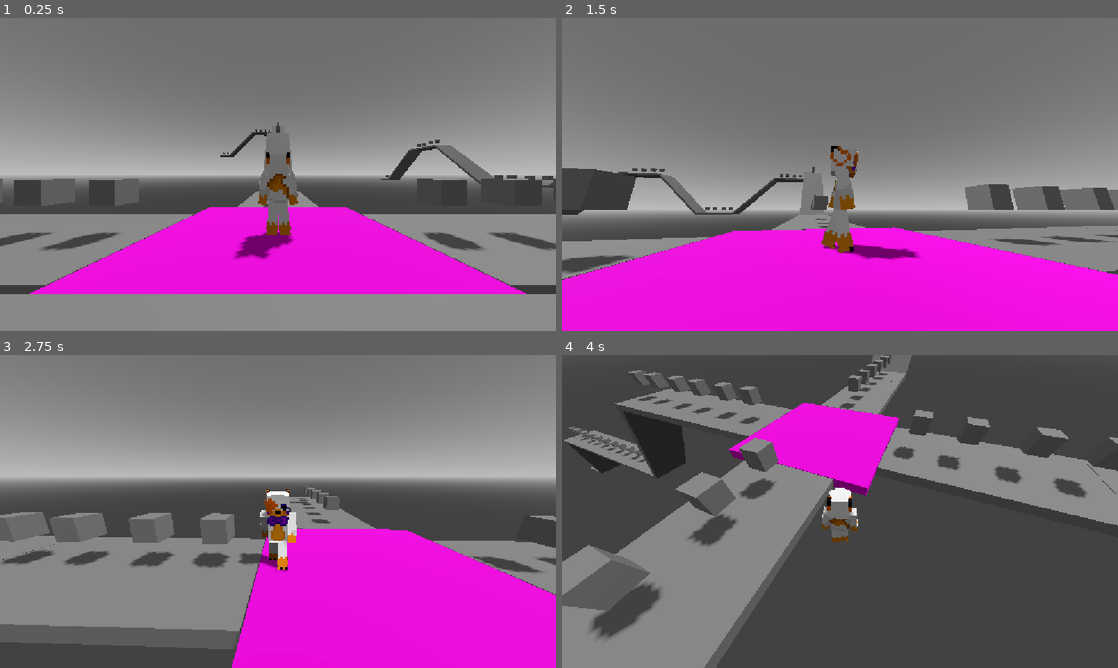
Above: before the commit, frames 1-4 (two rows, left to right).
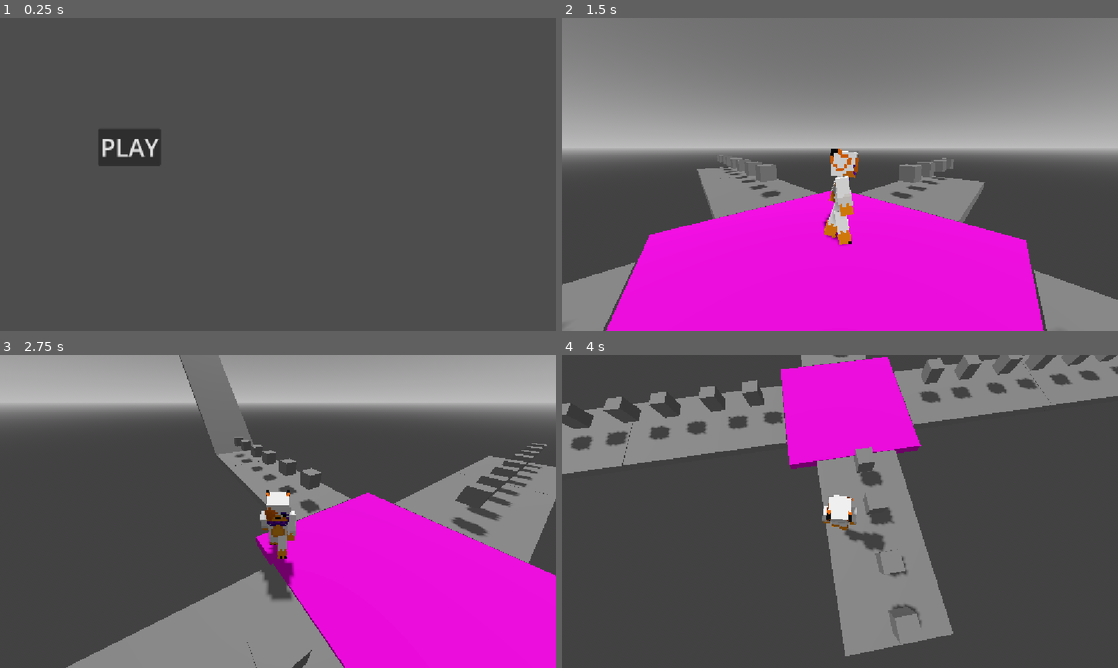
Above: after the commit, the same moments.

Repository: RayTK09/NullscapeFadingWorld
Game: Godot game, scene res://scenes/menu.tscn
Two runs of this game, one before a commit and one after it. Both use one fixed random seed, a clock stepped at 60 frames per second and the inputs below. Before the commit the project starts from res://scenes/Tiles/spawn.tscn.
Inputs (mouse positions are in pixels of both pictures, inside the frame that each line leads up to):
- Up to frame 1 (0.25 s): no input
- Up to frame 2 (1.5 s): click (689, 146) at 0.5 s, where only the run after the commit has a clickable "PLAY"; tap Enter at 1.25 s; move the mouse to (962, 158) at 1.27 s; hold D (Right) from 1.28 s (still down); tap Mouse wheel up (zoomIn) at 1.35 s; click (962, 158) at 1.42 s
- Up to frame 3 (2.75 s): tap Space (Jump) at 1.52, 2.27 s; move the mouse to (166, 527) at 2.02 s; release D (Right) at 2.03 s; hold S (Backward) from 2.03 s (still down); tap Mouse wheel down (zoomOut) at 2.1 s; click (166, 527) at 2.17 s
- Up to frame 4 (4 s): move the mouse to (895, 442) at 2.77 s; release S (Backward) at 2.78 s; hold D (Right) 2.78-3.53 s; tap Alt at 2.85 s; click (895, 442) at 2.92 s; move the mouse to (812, 574) at 3.52 s; hold W (Forward) from 3.53 s (still down); tap Shift at 3.6 s; click (812, 574) at 3.67 s; tap Space (Jump) at 3.77 s

The runs differ from the first frame. In frame 1, 89% of the frame differs, in the area x 0-100%, y 0-100%; in frame 2, 46%; in frame 3, 68%; in frame 4, 49%.

Commit message:
setup for release

Diff:
--- a/project.godot
+++ b/project.godot
@@ -11,7 +11,7 @@
 [application]
 
 config/name="NullscapeFadingWorld"
-run/main_scene="uid://bdwmxu026gtgl"
+run/main_scene="uid://dny40e0dhlcy"
 config/features=PackedStringArray("4.7", "Mobile")
 config/icon="res://icon.svg"
 
@@ -91,7 +91,7 @@
 [physics]
 
 3d/physics_engine="Jolt Physics"
-3d/default_gravity=9.799999999999997
+3d/default_gravity=9.799999999999995
 
 [rendering]
 
--- a/scenes/Tiles/slope_down.tscn
+++ b/scenes/Tiles/slope_down.tscn
@@ -6,9 +6,6 @@
 [sub_resource type="BoxShape3D" id="BoxShape3D_2qs2e"]
 
 [sub_resource type="BoxMesh" id="BoxMesh_qhslw"]
-
-[sub_resource type="BoxShape3D" id="BoxShape3D_7851i"]
-size = Vector3(4.1, 24, 1)
 
 [node name="slopeDown" type="Marker3D" unique_id=207635213]
 script = ExtResource("1_qhslw")
@@ -25,33 +22,27 @@
 [node name="MeshInstance3D" type="MeshInstance3D" parent="control/StaticBody3D" unique_id=844563153]
 mesh = SubResource("BoxMesh_qhslw")
 
-[node name="StaticBody3D2" type="StaticBody3D" parent="control" unique_id=879656333]
-transform = Transform3D(2.3334522, -0.07071068, 0, 23.334524, 0.70710677, 0, 0, 0, 1, 1.6315961, 11.511721, 0)
-collision_layer = 9
-
-[node name="CollisionShape3D" type="CollisionShape3D" parent="control/StaticBody3D2" unique_id=37037860]
-shape = SubResource("BoxShape3D_2qs2e")
-
-[node name="MeshInstance3D" type="MeshInstance3D" parent="control/StaticBody3D2" unique_id=709918458]
+[node name="MeshInstance3D2" type="MeshInstance3D" parent="control/StaticBody3D" unique_id=481933257]
+transform = Transform3D(1, 0, 0, 0, 1, 0, 0, 0, 1, 3.2627025, 23.014471, 2.842171e-14)
 mesh = SubResource("BoxMesh_qhslw")
 
-[node name="StaticBody3D3" type="StaticBody3D" parent="control" unique_id=226107034]
-transform = Transform3D(1, 0, 0, 0, 1, 0, 0, 0, 1, 3.2627025, 23.01447, 0)
-collision_layer = 9
+[node name="MeshInstance3D3" type="MeshInstance3D" parent="control/StaticBody3D" unique_id=709918458]
+transform = Transform3D(2.3334522, -0.07071068, 0, 23.334524, 0.70710677, 0, 0, 0, 1, 1.6315961, 11.511721, 0)
+mesh = SubResource("BoxMesh_qhslw")
 
-[node name="CollisionShape3D" type="CollisionShape3D" parent="control/StaticBody3D3" unique_id=1377004541]
-shape = SubResource("BoxShape3D_2qs2e")
-
-[node name="MeshInstance3D" type="MeshInstance3D" parent="control/StaticBody3D3" unique_id=481933257]
-mesh = SubResource("BoxMesh_qhslw")
+[node name="CollisionPolygon3D" type="CollisionPolygon3D" parent="control/StaticBody3D" unique_id=1882459084]
+transform = Transform3D(0.33333334, 0, 0, 0, 3.3333333, 0, 0, 0, 0.33333334, -0.50666666, 0, 0)
+depth = 3.0
+polygon = PackedVector2Array(0.20120755, -0.16135956, 3.0180717, -0.17418177, 9.944593, 6.7275043, 12.606753, 6.7283792, 12.6046505, 7.0838923, 9.821004, 7.0855637, 2.896693, 0.1507084, 0.23580766, 0.1579576)
 
 [node name="Area3D" type="Area3D" parent="control" unique_id=1293291967]
 collision_layer = 8
 collision_mask = 8
 
-[node name="CollisionShape3D" type="CollisionShape3D" parent="control/Area3D" unique_id=876905822]
-transform = Transform3D(1, 0, 0, 0, 1, 0, 0, 0, 1, 1.650001, 11.5, 0)
-shape = SubResource("BoxShape3D_7851i")
+[node name="CollisionPolygon3D" type="CollisionPolygon3D" parent="control/Area3D" unique_id=2122475085]
+transform = Transform3D(0.33333334, 0, 0, 0, 3.3333333, 0, 0, 0, 0.33333334, -0.50666666, 0, 0)
+depth = 3.0
+polygon = PackedVector2Array(0.20120755, -0.16135956, 3.0180717, -0.17418177, 9.944593, 6.7275043, 12.606753, 6.7283792, 12.6046505, 7.0838923, 9.821004, 7.0855637, 2.896693, 0.1507084, 0.23580766, 0.1579576)
 
 [node name="connectorNodeEnd" type="Marker3D" parent="control" unique_id=74496308]
 transform = Transform3D(-0.16666667, 0, 2.9140926e-08, 0, 3.3333333, 0, -1.4570463e-08, 0, -0.33333334, -0.5001043, -2.0563602e-06, 0)
--- a/scenes/Tiles/slope_up.tscn
+++ b/scenes/Tiles/slope_up.tscn
@@ -3,12 +3,7 @@
 [ext_resource type="Script" uid="uid://82dqv0nxwmix" path="res://scripts/tileScripts/Tile.gd" id="1_7qngv"]
 [ext_resource type="PackedScene" uid="uid://cadmlxx4t8pmk" path="res://scenes/gifts.tscn" id="2_jksjk"]
 
-[sub_resource type="BoxShape3D" id="BoxShape3D_6cym1"]
-
 [sub_resource type="BoxMesh" id="BoxMesh_jepo1"]
-
-[sub_resource type="BoxShape3D" id="BoxShape3D_jksjk"]
-size = Vector3(4.1, 24, 1)
 
 [node name="slopeUp" type="Marker3D" unique_id=1059435249]
 script = ExtResource("1_7qngv")
@@ -19,40 +14,30 @@
 [node name="StaticBody3D" type="StaticBody3D" parent="control" unique_id=1028936640]
 collision_layer = 9
 
-[node name="CollisionShape3D" type="CollisionShape3D" parent="control/StaticBody3D" unique_id=370188614]
-shape = SubResource("BoxShape3D_6cym1")
-
 [node name="MeshInstance3D" type="MeshInstance3D" parent="control/StaticBody3D" unique_id=376316207]
 mesh = SubResource("BoxMesh_jepo1")
 
-[node name="StaticBody3D2" type="StaticBody3D" parent="control" unique_id=116663714]
+[node name="MeshInstance3D2" type="MeshInstance3D" parent="control/StaticBody3D" unique_id=1120888511]
 transform = Transform3D(2.3334522, -0.07071068, 0, 23.334524, 0.70710677, 0, 0, 0, 1, 1.6315961, 11.511721, 0)
-collision_layer = 9
-
-[node name="CollisionShape3D" type="CollisionShape3D" parent="control/StaticBody3D2" unique_id=1838764014]
-shape = SubResource("BoxShape3D_6cym1")
-
-[node name="MeshInstance3D" type="MeshInstance3D" parent="control/StaticBody3D2" unique_id=1120888511]
 mesh = SubResource("BoxMesh_jepo1")
 
-[node name="StaticBody3D3" type="StaticBody3D" parent="control" unique_id=1553754377]
+[node name="MeshInstance3D3" type="MeshInstance3D" parent="control/StaticBody3D" unique_id=1607791606]
 transform = Transform3D(1, 0, 0, 0, 1, 0, 0, 0, 1, 3.2627025, 23.03494, 0)
-collision_layer = 9
+mesh = SubResource("BoxMesh_jepo1")
 
-[node name="CollisionShape3D" type="CollisionShape3D" parent="control/StaticBody3D3" unique_id=1131613155]
-transform = Transform3D(1, 0, 0, 0, 1, 0, 0, 0, 1, 0, -0.03284772, 0)
-shape = SubResource("BoxShape3D_6cym1")
-
-[node name="MeshInstance3D" type="MeshInstance3D" parent="control/StaticBody3D3" unique_id=1607791606]
-mesh = SubResource("BoxMesh_jepo1")
+[node name="CollisionPolygon3D" type="CollisionPolygon3D" parent="control/StaticBody3D" unique_id=562400175]
+transform = Transform3D(0.33333334, 0, 0, 0, 3.3333333, 0, 0, 0, 0.33333334, -0.50666666, 0, 0)
+depth = 3.0
+polygon = PackedVector2Array(0.20120755, -0.16135956, 3.0180717, -0.17418177, 9.944593, 6.7275043, 12.606753, 6.7283792, 12.6046505, 7.0838923, 9.821004, 7.0855637, 2.896693, 0.1507084, 0.23580766, 0.1579576)
 
 [node name="Area3D" type="Area3D" parent="control" unique_id=312946621]
 collision_layer = 8
 collision_mask = 8
 
-[node name="CollisionShape3D" type="CollisionShape3D" parent="control/Area3D" unique_id=1109887565]
-transform = Transform3D(1, 0, 0, 0, 1, 0, 0, 0, 1, 1.6500001, 11.5, 0)
-shape = SubResource("BoxShape3D_jksjk")
+[node name="CollisionPolygon3D" type="CollisionPolygon3D" parent="control/Area3D" unique_id=1151867861]
+transform = Transform3D(0.33333334, 0, 0, 0, 3.3333333, 0, 0, 0, 0.33333334, -0.50666666, 0, 0)
+depth = 3.0
+polygon = PackedVector2Array(0.20120755, -0.16135956, 3.0180717, -0.17418177, 9.944593, 6.7275043, 12.606753, 6.7283792, 12.6046505, 7.0838923, 9.821004, 7.0855637, 2.896693, 0.1507084, 0.23580766, 0.1579576)
 
 [node name="connectorNodeEnd" type="Marker3D" parent="control" unique_id=368382949]
 transform = Transform3D(0.16666667, 0, 0, 0, 3.3333333, 0, 0, 0, 0.33333334, 3.7625449, 22.999998, 0)
--- a/scenes/Tiles/spawn.tscn
+++ b/scenes/Tiles/spawn.tscn
@@ -61,7 +61,7 @@
 surface_material_override/0 = SubResource("StandardMaterial3D_ofwii")
 
 [node name="beacon" type="Area3D" parent="spawnTile" unique_id=1278606414]
-transform = Transform3D(0.20000002, 0, 0, 0, 3.3333335, 0, 0, 0, 0.20000002, 0, 0, 0)
+transform = Transform3D(1.2200001, 0, 0, 0, 3.3333335, 0, 0, 0, 1.2200001, 0, 0, 0)
 visible = false
 collision_layer = 0
 collision_mask = 2
@@ -97,5 +97,10 @@
 [node name="startTile4" type="Marker3D" parent="." unique_id=1922658012]
 transform = Transform3D(-4.371139e-08, 0, -1, 0, 1, 0, 1, 0, -4.371139e-08, 0, 0, 2.5)
 
+[node name="spawnTiles" type="Timer" parent="." unique_id=705803118]
+wait_time = 0.1
+autostart = true
+
 [connection signal="body_entered" from="spawnTile/beacon" to="." method="_on_beacon_body_entered"]
 [connection signal="timeout" from="toLobby" to="." method="_on_to_lobby_timeout"]
+[connection signal="timeout" from="spawnTiles" to="." method="_on_spawn_platforms_timeout"]
--- /dev/null
+++ b/scenes/menu.tscn
@@ -0,0 +1,23 @@
+[gd_scene format=3 uid="uid://dny40e0dhlcy"]
+
+[ext_resource type="Script" uid="uid://c7r2r2h3xk02h" path="res://scripts/menu.gd" id="1_yqeox"]
+
+[node name="Menu" type="Node3D" unique_id=243868783]
+script = ExtResource("1_yqeox")
+
+[node name="Control" type="Control" parent="." unique_id=1264116306]
+layout_mode = 3
+anchors_preset = 0
+offset_right = 40.0
+offset_bottom = 40.0
+
+[node name="Button" type="Button" parent="Control" unique_id=1257653643]
+layout_mode = 0
+offset_left = 204.0
+offset_top = 229.0
+offset_right = 251.0
+offset_bottom = 260.0
+theme_override_font_sizes/font_size = 50
+text = "PLAY"
+
+[connection signal="pressed" from="Control/Button" to="." method="_on_button_pressed"]
--- a/scripts/Player.gd
+++ b/scripts/Player.gd
@@ -29,7 +29,7 @@
 
 func _ready() -> void:
 	camera.fov = globals.playerFov
-	#Input.mouse_mode = Input.MOUSE_MODE_CAPTURED
+	Input.mouse_mode = Input.MOUSE_MODE_CAPTURED
 
 
 func _input(event: InputEvent) -> void:
--- /dev/null
+++ b/scripts/menu.gd
@@ -0,0 +1,5 @@
+extends Node3D
+
+
+func _on_button_pressed() -> void:
+	get_tree().change_scene_to_file("res://scenes/Tiles/spawn.tscn")
--- a/scripts/spawn.gd
+++ b/scripts/spawn.gd
@@ -12,41 +12,31 @@
 @onready var activeTiles := $activeTiles
 @onready var globals : global = get_node("/root/Global")
 @onready var beacon := $spawnTile/beacon
+@onready var spawnTiles := $spawnTiles
 
 @export var player : player
 
-var tileLimit : int = 50
+var tileLimit : int = 3
 var tileTypes : Array
 var rng = RandomNumberGenerator.new()
 var maxGifts : int = 0
 var levelLoaded := false
 var spawners : Array
+var latch := false
+var tilesSpawned : int = 0
 
 
 # Called when the node enters the scene tree for the first time.
 func _ready() -> void:
 	#AHHHHHHHH THIS TOOK WAY TOO LONG TO FIGURE OUT
+	tileLimit *= globals.currentLevel
+	globals.collectedGifts = 0
+	maxGifts = 0
 	spawners = [tileStart1, tileStart2, tileStart3, tileStart4]
 	for i in spawners.size():
 		spawners[i].add_child(straightTile.instantiate(PackedScene.GEN_EDIT_STATE_INSTANCE))
 		var tiles = spawners[i].get_children()
 	maxGifts += 16
-	#spawn tiles
-	for i in tileLimit:
-		var chooseStarting = rng.randi_range(1, 4)
-		match chooseStarting:
-			1:
-				placeTiles(spawners[0])
-				print(1)
-			2:
-				placeTiles(spawners[1])
-				print(2)
-			3:
-				placeTiles(spawners[2])
-				print(3)
-			4:
-				placeTiles(spawners[3])
-				print(4)
 
 	beacon.monitoring = false
 
@@ -56,28 +46,25 @@
 	if globals.collectedGifts == maxGifts:
 		beacon.visible = true
 		beacon.monitoring = true
+	#spawn tiles
+	if tilesSpawned == tileLimit:
+		spawnTiles.stop()
 
 func placeTiles(spawner):
 	var tiles : Array
 	tiles = spawner.get_children()
-	var chooseTile = rng.randi_range(0, tiles.size() - 1)
-	var connectingTile = tiles[chooseTile]
-	#check to see if the tile that we are connecting to is already connected to a tile
-	if connectingTile.connected == connectingTile.connectionPoints:
-		#placeTiles(spawner)
-		return
-	#if it passes, create the tile
-	# and choose a tile type to use
+	var connectingTile = tiles[tiles.size() - 1]
+	#choose a tile type to use
 	var chooseTileType = rng.randi_range(0, 100)
 	if chooseTileType <= 40:
 		spawner.add_child(straightTile.instantiate(PackedScene.GEN_EDIT_STATE_INSTANCE))
 		maxGifts += 4
 	elif chooseTileType > 40 and chooseTileType <= 55:
 		spawner.add_child(cornerTileLeft.instantiate(PackedScene.GEN_EDIT_STATE_INSTANCE))
-		maxGifts += 3
+		maxGifts += 7
 	elif chooseTileType > 55 and chooseTileType <= 70:
 		spawner.add_child(cornerTileRight.instantiate(PackedScene.GEN_EDIT_STATE_INSTANCE))
-		maxGifts += 3
+		maxGifts += 7
 	elif chooseTileType > 70 and chooseTileType <= 85:
 		spawner.add_child(slopeUp.instantiate(PackedScene.GEN_EDIT_STATE_INSTANCE))
 		maxGifts += 4
@@ -85,24 +72,28 @@
 		spawner.add_child(slopeDown.instantiate(PackedScene.GEN_EDIT_STATE_INSTANCE))
 		maxGifts += 4
 
-	print(spawner)
 	tiles = spawner.get_children()
-	print(tiles)
 	var newTile = tiles.get(tiles.size() - 1)
 	connectingTile.connected += 1
 	newTile.global_position = connectingTile.connectorEnd.global_position
 	newTile.global_rotation = connectingTile.connectorEnd.global_rotation
-	#check if tiles can be placed
+
+	#await get_tree().process_frame
+	#var getCollisions = newTile.checkCollision.get_overlapping_bodies()
+	#print(getCollisions)
+	#if len(getCollisions) > 1:
+		#print("tile removed")
+		#newTile.free_queue()
 	checkCollision(newTile)
 
 
-func checkCollision(tile):
+func checkCollision(newTile):
 	await get_tree().process_frame
-	var getCollisions = tile.checkCollision.get_overlapping_areas()
-	if getCollisions != []:
-		print(tile)
+	var getCollisions = newTile.checkCollision.get_overlapping_bodies()
+	print(getCollisions)
+	if len(getCollisions) > 1:
 		print("tile removed")
-		tile.queue_free()
+		newTile.free_queue()
 
 
 func _on_beacon_body_entered(body: Node3D) -> void:
@@ -113,4 +104,20 @@
 
 
 func _on_to_lobby_timeout() -> void:
-	get_tree().change_scene_to_file("res://scenes/lobby.tscn")
+	globals.currentLevel += 1
+	get_tree().reload_current_scene()
+
+
+func _on_spawn_platforms_timeout() -> void:
+	tilesSpawned += 1
+	print(tilesSpawned)
+	var chooseStarting = rng.randi_range(1, 4)
+	match chooseStarting:
+		1:
+			placeTiles(spawners[0])
+		2:
+			placeTiles(spawners[1])
+		3:
+			placeTiles(spawners[2])
+		4:
+			placeTiles(spawners[3])
Not shown, added: export_presets.cfg
Not shown, added: scripts/menu.gd.uid
